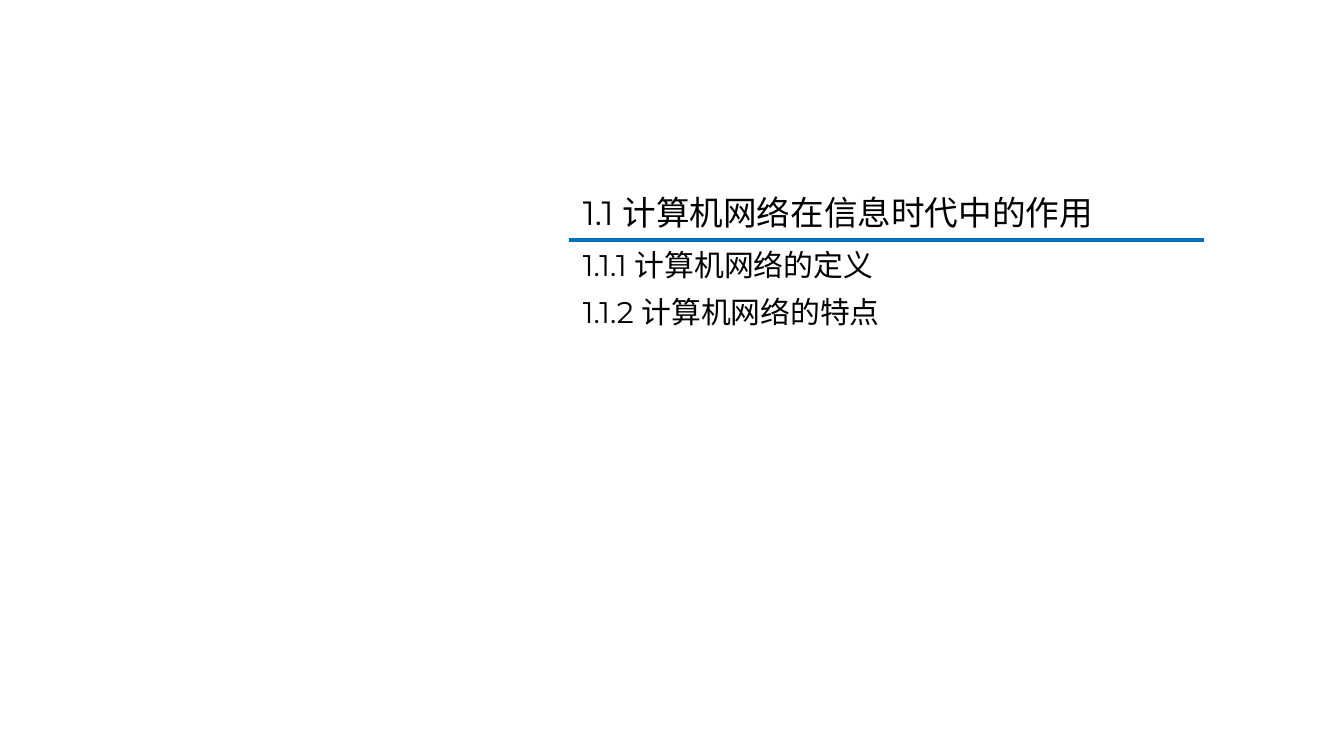
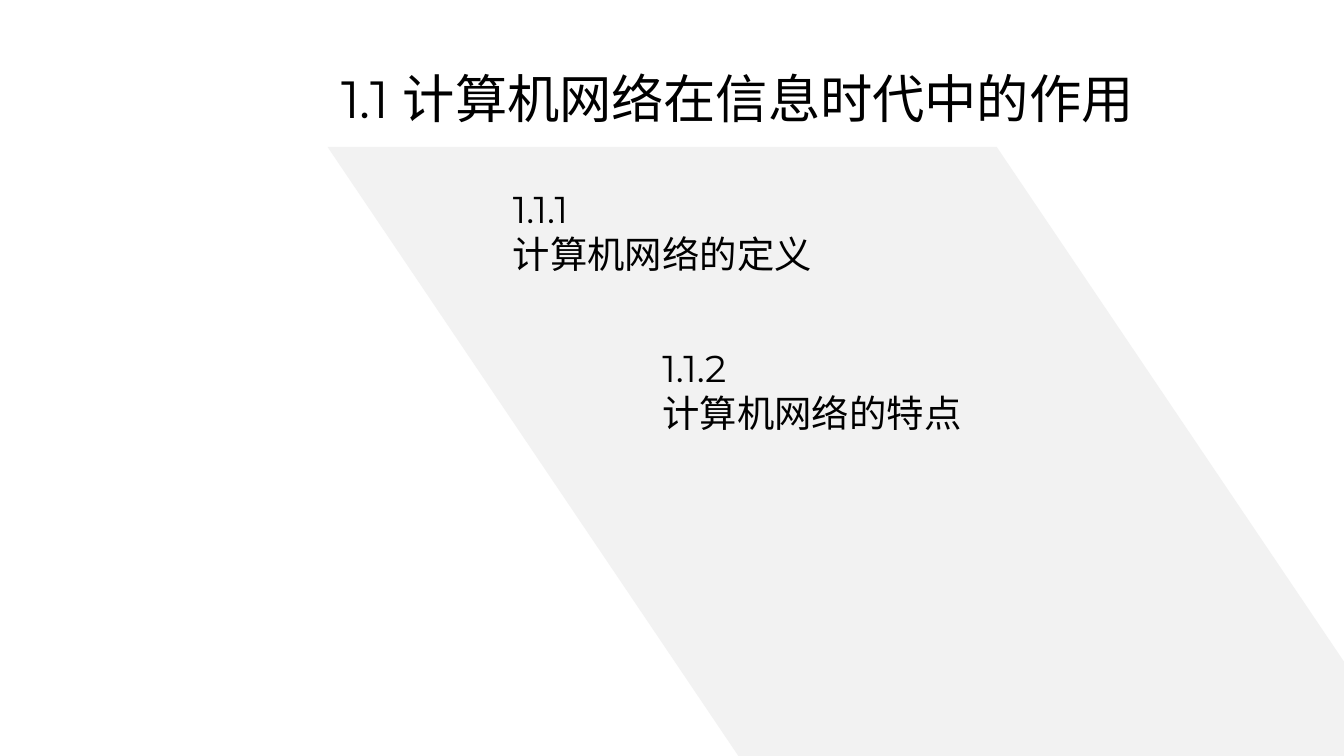
Before and after one commit to glplaman/glplaman.github.io, a slide deck: slide 3 of network/ppt/chap1.pptx. Drawn at 1344x756 pixels with LibreOffice and Linux fonts; fonts in the diff are those of the drawing; background and template pictures are left out. Boxes give left, top, right and bottom in pixels: in the first picture for what was removed or moved away, otherwise in the second. Text is boxed around its words. In the diff, an @@ line names an element or a change of style, - is before the commit and + after.

```diff
--- a/network/ppt/chap1.pptx
+++ b/network/ppt/chap1.pptx
@@ title "1.1 计算机网络在信息时代中的作用": place and size @@
-title "1.1 计算机网络在信息时代中的作用" at <box>583,196,1093,228</box>
+title "1.1 计算机网络在信息时代中的作用" at <box>341,73,1134,123</box>
@@ title "1.1 计算机网络在信息时代中的作用" at <box>341,73,1134,123</box>: size 18 to 28 pt; line spacing 0.9 to 1 @@
@@ freeform shape added at <box>328,146,1344,755</box>, fill #F2F2F2 @@
@@ text added at <box>513,197,812,271</box>, 20 pt, text #000000 @@
+1.1.1
+计算机网络的定义
@@ line removed from (535, 180) to (535, 445) @@
@@ line removed from (570, 239) to (1204, 239) @@
@@ text removed at <box>583,250,880,326</box> @@
-1.1.1 计算机网络的定义
-1.1.2 计算机网络的特点
@@ text added at <box>662,355,961,430</box>, 20 pt, text #000000 @@
+1.1.2
+计算机网络的特点
```
Also in this commit, not shown: 7 other slides changed, 1 slide added, 1 slide removed, 8 other files.
